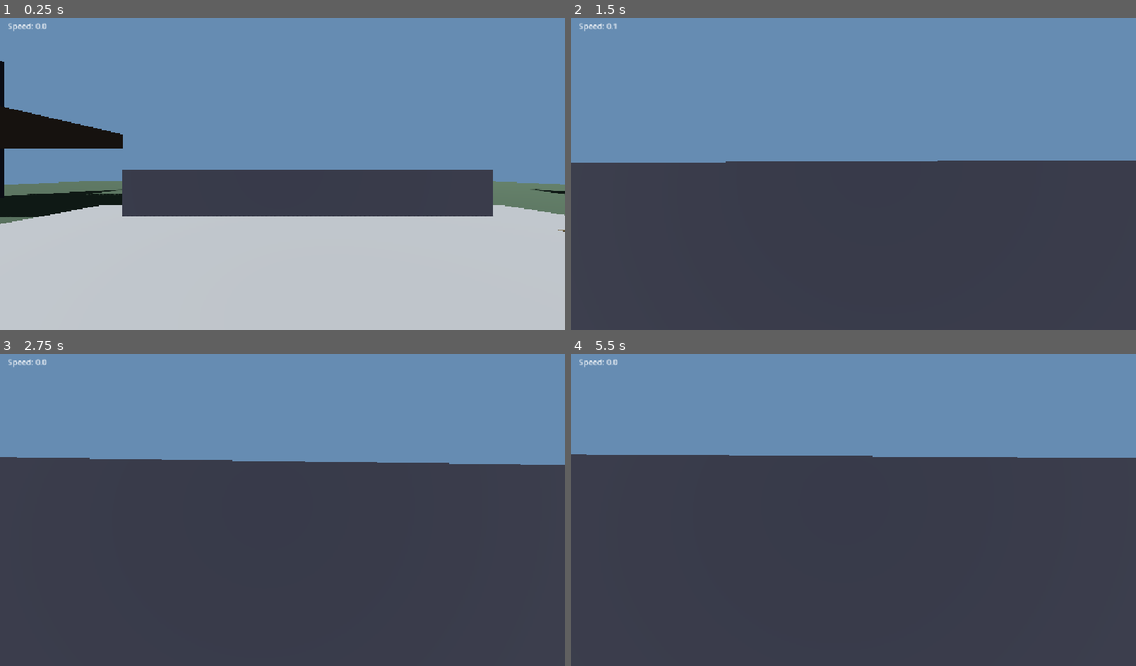
Above: before the commit, frames 1-4 (two rows, left to right).
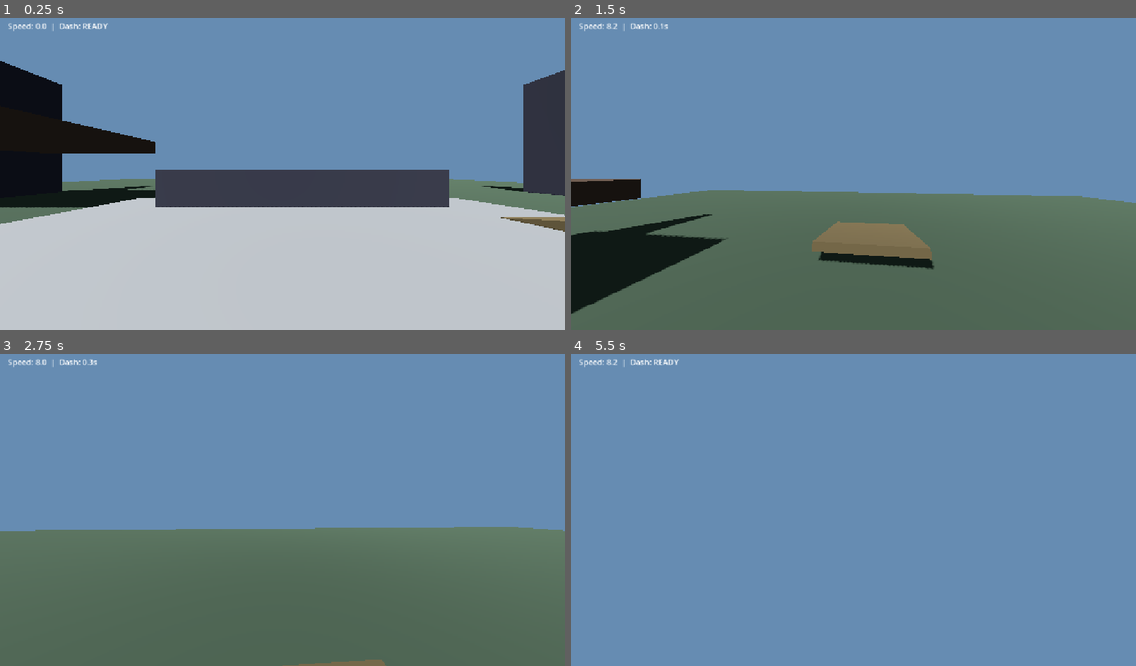
Above: after the commit, the same moments.

Repository: ahmedN535/ROTGUT
Game: Godot game, scene res://levels/test_arena.tscn
Two runs of this game, one before a commit and one after it. Both use one fixed random seed, a clock stepped at 60 frames per second and the inputs below.
Inputs (mouse positions are in pixels of both pictures, inside the frame that each line leads up to):
- Up to frame 1 (0.25 s): no input
- Up to frame 2 (1.5 s): move the mouse to (881, 170) at 0.52 s; hold Shift (sprint, bound only before the commit) 0.53-1.28 s; hold W (move_forward) from 0.53 s (still down); tap Space (jump) at 0.77, 1.07 s; tap Ctrl (crouch, bound only after the commit) at 0.8, 1.35 s; move the mouse to (825, 174) at 1.27 s
- Up to frame 3 (2.75 s): keep holding W (move_forward); tap Space (jump) at 1.52, 1.55, 1.82, 2.1 s; move the mouse to (293, 500) at 2.02 s; hold Shift (sprint, bound only before the commit) from 2.03 s (still down)
- Up to frame 4 (5.5 s): keep holding W (move_forward); move the mouse to (847, 513) at 2.77 s; release Shift (sprint, bound only before the commit) at 2.78 s; tap Shift (sprint, bound only before the commit) at 2.85, 4.35 s; tap Space (jump) at 3.02, 3.32, 3.77, 3.8, 4.07, 4.52, 4.82 s; tap Ctrl (crouch, bound only after the commit) at 3.05 s; move the mouse to (893, 510) at 3.52 s; hold Ctrl (crouch, bound only after the commit) 3.53-4.28 s; move the mouse to (808, 503) at 4.27 s; move the mouse to (859, 506) at 5.02 s; hold Ctrl (crouch, bound only after the commit) from 5.03 s (still down)

The runs differ from the first frame. In frame 1, 11% of the frame differs, in the area x 0-100%, y 1-69%; in frame 2, 54%; in frame 3, 66%; in frame 4, 67%, in the area x 0-100%, y 1-100%.

Commit message:
Add wall ride, slide, and crouch to movement suite
- Wall ride: auto-latch on airborne wall contact, suppressed gravity,
  wall jump launches away + up and refreshes air jumps
- Slide: hold crouch while fast for low-friction locked-direction slide
  with entry boost; decays into a normal crouch at low speed
- Crouch: lowered camera, reduced speed capped below slide-entry so it
  cannot self-trigger a slide
- Remap controls: dash to Shift, crouch to Ctrl; remove sprint
- Update SPEC movement table and controls note

Co-Authored-By: Claude Opus 4.8 <noreply@anthropic.com>

Diff:
--- a/godot-project/ROTGUT/entities/player/player.gd
+++ b/godot-project/ROTGUT/entities/player/player.gd
@@ -1,9 +1,9 @@
 class_name PlayerController
 extends CharacterBody3D
 
+# --- Base movement ---
 const GRAVITY: float = 24.0
 const WALK_SPEED: float = 8.0
-const SPRINT_SPEED: float = 14.0
 const JUMP_VELOCITY: float = 8.5
 const MOUSE_SENSITIVITY: float = 0.002
 
@@ -12,6 +12,39 @@
 const AIR_ACCEL: float = 100.0
 
 const JUMP_BUFFER_TIME: float = 0.12
+const MAX_JUMPS: int = 2
+
+# --- Dash ---
+const DASH_SPEED: float = 28.0
+const DASH_COOLDOWN: float = 1.0
+
+# --- Crouch / Slide ---
+const CROUCH_CAM_OFFSET: float = -0.35
+const CROUCH_SPEED: float = 4.0
+const SLIDE_FRICTION: float = 1.5
+const SLIDE_MIN_SPEED: float = 5.0
+const SLIDE_SPEED_BOOST: float = 4.0
+
+# --- Wall ride ---
+const WALL_RIDE_GRAVITY: float = 3.0
+const WALL_FALL_CAP: float = -3.0
+const WALL_JUMP_H: float = 9.0
+const WALL_JUMP_V: float = 8.5
+const WALL_RIDE_COOLDOWN: float = 0.3
+const WALL_TILT_MAX: float = 8.0
+
+# --- Camera feel ---
+const FOV_BASE: float = 90.0
+const FOV_MAX: float = 110.0
+const FOV_SPEED_SCALE: float = 30.0
+const FOV_DASH_BONUS: float = 15.0
+const FOV_LERP: float = 8.0
+
+const TILT_MAX: float = 3.0
+const TILT_SPEED: float = 10.0
+
+const BOB_FREQ: float = 1.8
+const BOB_AMP: float = 0.025
 
 @onready var _head: Node3D = %Head
 @onready var _camera: Camera3D = %PlayerCamera
@@ -20,11 +53,22 @@
 var _yaw: float = 0.0
 var _jump_buffer: float = 0.0
 var _just_jumped: bool = false
+var _jumps_left: int = MAX_JUMPS
+var _dash_cooldown: float = 0.0
+var _fov_dash_bonus: float = 0.0
+var _bob_time: float = 0.0
 var _speed_label: Label
+
+var _is_sliding: bool = false
+var _is_wall_riding: bool = false
+var _wall_normal: Vector3 = Vector3.ZERO
+var _wall_ride_cooldown: float = 0.0
+var _head_base_y: float = 0.0
 
 
 func _ready() -> void:
 	Input.mouse_mode = Input.MOUSE_MODE_CAPTURED
+	_head_base_y = _head.position.y
 	_setup_speed_hud()
 
 
@@ -39,65 +83,143 @@
 func _input(event: InputEvent) -> void:
 	if event is InputEventMouseMotion:
 		_yaw -= event.relative.x * MOUSE_SENSITIVITY
-		_pitch = clamp(
+		_pitch = clampf(
 			_pitch - event.relative.y * MOUSE_SENSITIVITY,
 			deg_to_rad(-89.0),
 			deg_to_rad(89.0)
 		)
 		transform.basis = Basis(Vector3.UP, _yaw)
 		_head.transform.basis = Basis(Vector3.RIGHT, _pitch)
-
 	if event.is_action_pressed("ui_cancel"):
 		Input.mouse_mode = Input.MOUSE_MODE_VISIBLE
 
 
 func _physics_process(delta: float) -> void:
 	_jump_buffer -= delta
+	_dash_cooldown -= delta
+	_wall_ride_cooldown -= delta
 	_just_jumped = false
+
+	if is_on_floor() and not _just_jumped:
+		_jumps_left = MAX_JUMPS
 
 	if Input.is_action_just_pressed("jump"):
 		_jump_buffer = JUMP_BUFFER_TIME
 
+	# Gravity — suppressed while wall riding
 	if not is_on_floor():
-		velocity.y -= GRAVITY * delta
-
+		var grav := WALL_RIDE_GRAVITY if _is_wall_riding else GRAVITY
+		velocity.y -= grav * delta
+		if _is_wall_riding:
+			velocity.y = maxf(velocity.y, WALL_FALL_CAP)
+
+	# Jump — three cases: ground, wall, double
 	if _jump_buffer > 0.0 and is_on_floor():
 		velocity.y = JUMP_VELOCITY
 		_jump_buffer = 0.0
+		_jumps_left -= 1
 		_just_jumped = true
+		_is_sliding = false
+	elif _jump_buffer > 0.0 and _is_wall_riding:
+		velocity.x += _wall_normal.x * WALL_JUMP_H
+		velocity.z += _wall_normal.z * WALL_JUMP_H
+		velocity.y = WALL_JUMP_V
+		_jump_buffer = 0.0
+		_jumps_left = MAX_JUMPS - 1
+		_just_jumped = true
+		_wall_ride_cooldown = WALL_RIDE_COOLDOWN
+		_is_wall_riding = false
+	elif Input.is_action_just_pressed("jump") and not is_on_floor() and not _is_wall_riding and _jumps_left > 0:
+		velocity.y = JUMP_VELOCITY
+		_jumps_left -= 1
 
 	var input_dir := Input.get_vector("move_left", "move_right", "move_forward", "move_back")
 	var wish_dir := (transform.basis * Vector3(input_dir.x, 0.0, input_dir.y)).normalized()
-	var wish_speed := SPRINT_SPEED if Input.is_action_pressed("sprint") else WALK_SPEED
+
+	if Input.is_action_just_pressed("dash") and _dash_cooldown <= 0.0:
+		_do_dash(wish_dir)
+
+	# Slide — crouch while moving fast on the ground
+	var crouch_held := Input.is_action_pressed("crouch")
+	var pre_horiz_speed := Vector2(velocity.x, velocity.z).length()
+
+	if crouch_held and is_on_floor() and pre_horiz_speed > SLIDE_MIN_SPEED and not _is_sliding:
+		_start_slide()
+	elif _is_sliding and (not crouch_held or not is_on_floor() or pre_horiz_speed < SLIDE_MIN_SPEED):
+		# Slide bottomed out (or you let go) — drop into a normal crouch so you can move again
+		_is_sliding = false
+
+	# Crouch-walk is capped below slide-entry speed, so you can never self-trigger a
+	# slide just by walking — a new slide needs an external boost (bhop, dash, ramp).
+	var ground_speed := CROUCH_SPEED if (crouch_held and not _is_sliding) else WALK_SPEED
 
 	if is_on_floor() and not _just_jumped:
-		_ground_move(wish_dir, wish_speed, delta)
+		_ground_move(wish_dir, ground_speed, delta)
 	else:
-		_air_move(wish_dir, wish_speed, delta)
+		_air_move(wish_dir, WALK_SPEED, delta)
 
 	move_and_slide()
 
+	_update_wall_ride()
+
 	var horiz_speed := Vector2(velocity.x, velocity.z).length()
-	_speed_label.text = "Speed: %.1f" % horiz_speed
+	var is_crouching := crouch_held and is_on_floor() and not _is_sliding
+	_update_camera_feel(delta, horiz_speed, is_crouching)
+
+	var dash_status := "READY" if _dash_cooldown <= 0.0 else "%.1fs" % _dash_cooldown
+	_speed_label.text = "Speed: %.1f  |  Dash: %s" % [horiz_speed, dash_status]
+
+
+func _start_slide() -> void:
+	_is_sliding = true
+	var hvel := Vector2(velocity.x, velocity.z)
+	if hvel.length() > 0.1:
+		var slide_dir := Vector3(hvel.x, 0.0, hvel.y).normalized()
+		velocity.x += slide_dir.x * SLIDE_SPEED_BOOST
+		velocity.z += slide_dir.z * SLIDE_SPEED_BOOST
+
+
+func _update_wall_ride() -> void:
+	_is_wall_riding = false
+	_wall_normal = Vector3.ZERO
+	if is_on_floor() or _wall_ride_cooldown > 0.0:
+		return
+	for i in get_slide_collision_count():
+		var col := get_slide_collision(i)
+		var normal := col.get_normal()
+		# Normal is roughly vertical = floor/ceiling. Nearly horizontal = wall.
+		if abs(normal.y) < 0.3:
+			_is_wall_riding = true
+			_wall_normal = normal
+			_jumps_left = MAX_JUMPS
+			break
 
 
 func _ground_move(wish_dir: Vector3, wish_speed: float, delta: float) -> void:
-	# Friction always runs first — this is what bounds ground speed near wish_speed
+	var friction := SLIDE_FRICTION if _is_sliding else GROUND_FRICTION
 	var spd := Vector2(velocity.x, velocity.z).length()
 	if spd > 0.5:
-		var new_spd := maxf(spd - spd * GROUND_FRICTION * delta, 0.0)
+		var new_spd := maxf(spd - spd * friction * delta, 0.0)
 		velocity.x = velocity.x / spd * new_spd
 		velocity.z = velocity.z / spd * new_spd
-	else:
+	elif not _is_sliding:
 		velocity.x = 0.0
 		velocity.z = 0.0
 
-	# Then accelerate toward wish_speed — if already above it, add_speed = 0
-	# so bhop speed landing is preserved for the 1-2 frames before you jump again
-	if wish_dir != Vector3.ZERO:
+	# No steering input during a slide — direction is locked on entry
+	if not _is_sliding and wish_dir != Vector3.ZERO:
 		var current_speed := velocity.dot(wish_dir)
 		var add_speed := clampf(wish_speed - current_speed, 0.0, GROUND_ACCEL * delta)
 		velocity += wish_dir * add_speed
+
+
+func _do_dash(wish_dir: Vector3) -> void:
+	var dash_dir := wish_dir if wish_dir != Vector3.ZERO else -transform.basis.z
+	dash_dir = Vector3(dash_dir.x, 0.0, dash_dir.z).normalized()
+	velocity.x += dash_dir.x * DASH_SPEED
+	velocity.z += dash_dir.z * DASH_SPEED
+	_dash_cooldown = DASH_COOLDOWN
+	_fov_dash_bonus = FOV_DASH_BONUS
 
 
 func _air_move(wish_dir: Vector3, wish_speed: float, delta: float) -> void:
@@ -107,9 +229,37 @@
 		return
 	var prev_hspeed := Vector2(velocity.x, velocity.z).length()
 	velocity += wish_dir * add_speed
-	# Never let air movement reduce horizontal speed — only redirect or boost
 	var new_hspeed := Vector2(velocity.x, velocity.z).length()
 	if new_hspeed < prev_hspeed:
 		var scale := prev_hspeed / maxf(new_hspeed, 0.001)
 		velocity.x *= scale
 		velocity.z *= scale
+
+
+func _update_camera_feel(delta: float, horiz_speed: float, is_crouching: bool) -> void:
+	# FOV — scales with speed, spikes on dash
+	var speed_t := clampf(horiz_speed / FOV_SPEED_SCALE, 0.0, 1.0)
+	var target_fov := lerpf(FOV_BASE, FOV_MAX, speed_t) + _fov_dash_bonus
+	_camera.fov = lerpf(_camera.fov, target_fov, FOV_LERP * delta)
+	_fov_dash_bonus = lerpf(_fov_dash_bonus, 0.0, 10.0 * delta)
+
+	# Tilt — strafe on ground, wall lean while wall riding
+	var target_tilt: float
+	if _is_wall_riding:
+		var wall_side := _wall_normal.dot(-transform.basis.x)
+		target_tilt = wall_side * WALL_TILT_MAX
+	else:
+		var strafe := Input.get_axis("move_left", "move_right")
+		target_tilt = -strafe * TILT_MAX
+	_camera.rotation_degrees.z = lerpf(_camera.rotation_degrees.z, target_tilt, TILT_SPEED * delta)
+
+	# Head height — drops when crouching or sliding
+	var head_y_target := _head_base_y + (CROUCH_CAM_OFFSET if (is_crouching or _is_sliding) else 0.0)
+	_head.position.y = lerpf(_head.position.y, head_y_target, 12.0 * delta)
+
+	# Head bob — off while sliding
+	if is_on_floor() and horiz_speed > 1.0 and not _is_sliding:
+		_bob_time += delta * horiz_speed * BOB_FREQ
+		_camera.position.y = sin(_bob_time) * BOB_AMP * clampf(horiz_speed / WALK_SPEED, 0.0, 1.0)
+	else:
+		_camera.position.y = lerpf(_camera.position.y, 0.0, 10.0 * delta)
--- a/godot-project/ROTGUT/project.godot
+++ b/godot-project/ROTGUT/project.godot
@@ -47,9 +47,14 @@
 "events": [Object(InputEventKey,"resource_local_to_scene":false,"resource_name":"","device":-1,"window_id":0,"alt_press …(191 unchanged characters)…
 ]
 }
-sprint={
+dash={
 "deadzone": 0.2,
 "events": [Object(InputEventKey,"resource_local_to_scene":false,"resource_name":"","device":-1,"window_id":0,"alt_press …(195 unchanged characters)…
+]
+}
+crouch={
+"deadzone": 0.2,
+"events": [Object(InputEventKey,"resource_local_to_scene":false,"resource_name":"","device":-1,"window_id":0,"alt_pressed":false,"shift_pressed":false,"ctrl_pressed":false,"meta_pressed":false,"pressed":false,"keycode":0,"physical_keycode":4194326,"key_label":0,"unicode":0,"location":0,"echo":false,"script":null)
 ]
 }
 
Not shown, changed: design/SPEC.md
